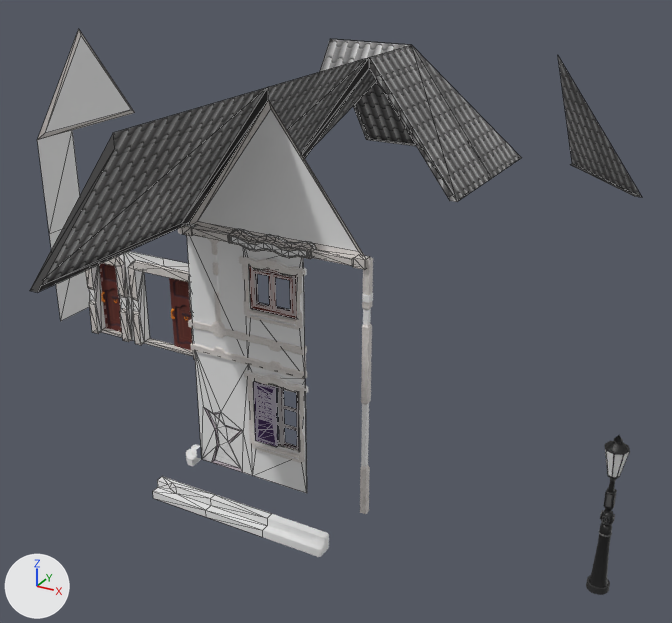
Renders of the FBX model Assets/Models/World01_Elements.fbx from each side of a commit.
One viewpoint serves both versions: a camera (50 mm lens) standing at (13.5, -20.8, 16.8) and looking at (0.0, 3.6, 4.5). The axes (+X, +Y, +Z) are drawn at lower left. The lights are the same throughout. The older version comes first. Mesh edges are drawn as thin lines on the coarser meshes. Where no turn or scale is listed for an object, it has been applied to the vertices.

Names of what the first picture shows: 'H_Roof', 'H_Roof_Corner_In', 'H_Roof_Corner_Out', 'H_Roof_Corner_Out_Diag', 'H_Roof_PixelShorter', 'H_Roof_Small', 'H_Roof_Small.001', 'H_Wall', 'H_Wall.001', 'H_Wall_Damaged01', 'H_Wall_Door01', 'H_Wall_Triangle', 'H_Wall_Window_Large' and 19 more.
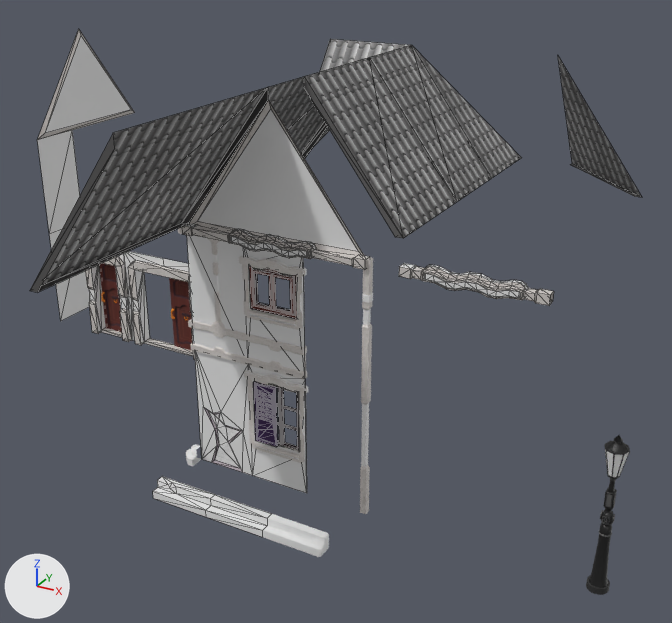
Location of each change, (x1, y1, x2, y2) in pixels of the pictures (672 x 623 px):
```json
{"object": "H_Roof_SmallMedium", "change": "added", "after": [304, 57, 457, 238]}
{"object": "H_MiddleStoneBar01_Small", "change": "added", "after": [399, 263, 554, 306], "faces in mat_stonebricks (picture img_stonebricks_png)": [399, 267, 554, 306], "faces in mat_stonebricksdark (white #e7e7e7)": [399, 263, 553, 305]}
{"object": "H_Roof_Small.001", "change": "deleted", "before": [353, 82, 416, 146]}
```

Scene script edits in JSON lines:
```json
{"op": "add", "block": "me_plane_062", "code": ["me_plane_062 = bpy.data.meshes.new('Plane.062')", "me_plane_062.from_pydata(...)  # 8 vertices, 8 faces; spans x -3.16..0.0, y -3.99..0.0, z 0.0..4.21", "me_plane_062.materials.append(mat_roof)  # picture img_rooftiles_psd"]}
{"op": "add", "block": "me_cube_044", "code": ["me_cube_044 = bpy.data.meshes.new('Cube.044')", "me_cube_044.from_pydata(...)  # 156 vertices, 306 faces; spans x -2.0..2.0, y -0.23..0.1, z -0.24..0.22", "# faces by material slot: [170, 136]", "me_cube_044.materials.append(mat_stonebricks)  # picture img_stonebricks_png", "me_cube_044.materials.append(mat_stonebricksdark)  # white #e7e7e7"]}
{"op": "remove", "block": "ob_h_roof_small_001", "code": ["ob_h_roof_small_001 = bpy.data.objects.new('H_Roof_Small.001', me_plane_056)", "ob_h_roof_small_001.location = (0.0, 9.15, 12.33)"]}
{"op": "add", "block": "ob_h_roof_smallmedium", "code": ["ob_h_roof_smallmedium = bpy.data.objects.new('H_Roof_SmallMedium', me_plane_062)", "ob_h_roof_smallmedium.location = (3.16, 5.85, 8.12)"]}
{"op": "add", "block": "ob_h_middlestonebar01_small", "code": ["ob_h_middlestonebar01_small = bpy.data.objects.new('H_MiddleStoneBar01_Small', me_cube_044)", "ob_h_middlestonebar01_small.location = (6.0, 0.0, 8.0)"]}
```
